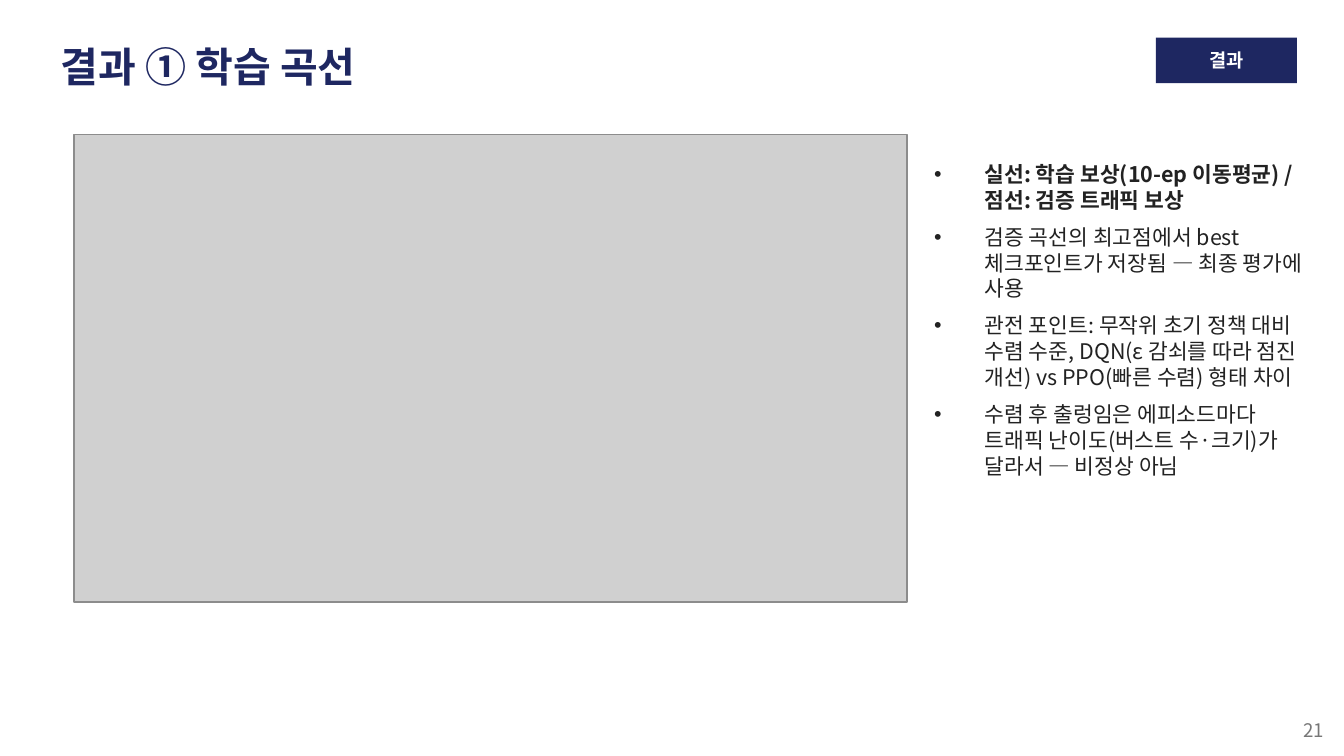
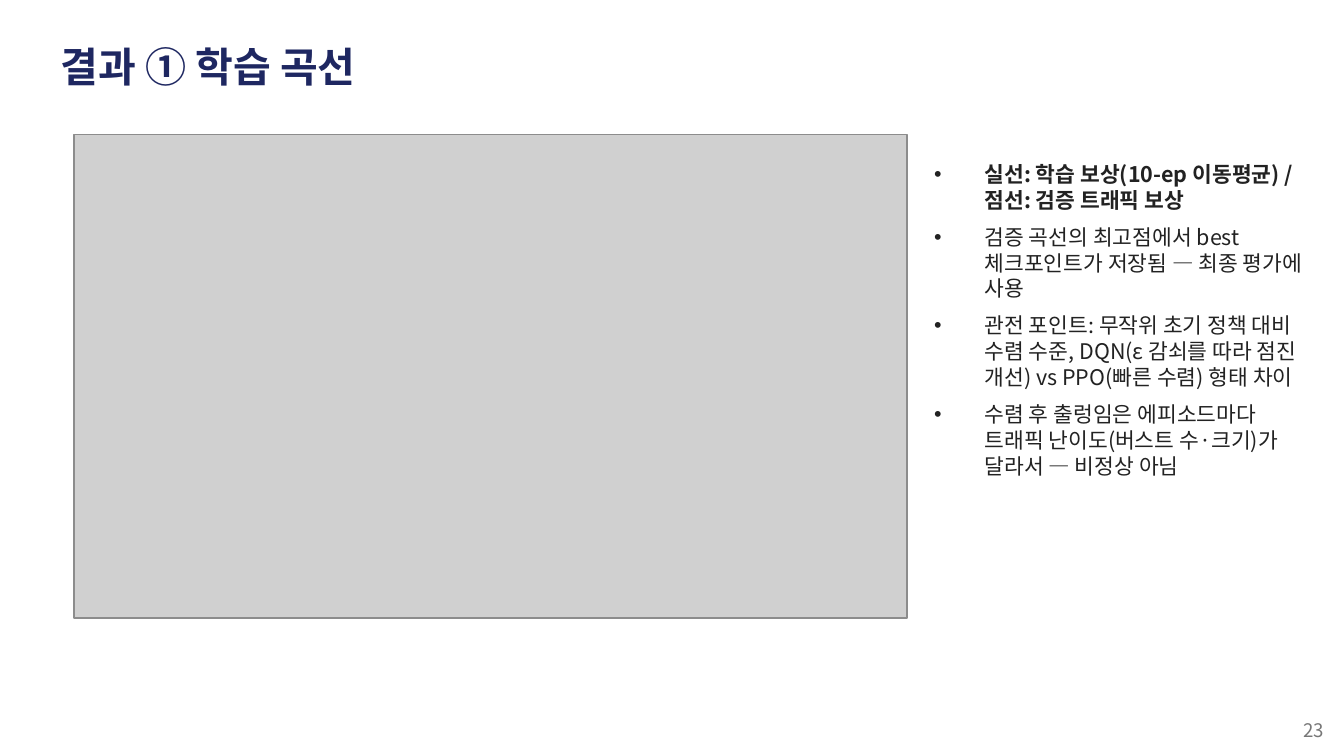
Before and after one commit to zzangdol1029/reinforce, a slide deck: slide 23 of autoscaling-rl/autoscaling_rl_발표.pptx (slide 21 before the commit). Drawn at 1344x756 pixels with LibreOffice and Linux fonts; fonts in the diff are those of the drawing; grey boxes stand for pictures. Boxes give left, top, right and bottom in pixels: in the first picture for what was removed or moved away, otherwise in the second. Text is boxed around its words. In the diff, an @@ line names an element or a change of style, - is before the commit and + after.

```diff
--- a/autoscaling-rl/autoscaling_rl_발표.pptx
+++ b/autoscaling-rl/autoscaling_rl_발표.pptx
@@ rectangle removed at [1156,38,1297,83] @@
@@ text removed at [1209,51,1243,69] @@
-결과
@@ picture: place and size @@
-picture at [74,134,907,602]
+picture at [74,134,907,618]
@@ text at [1303,723,1324,737]: text changed @@
-21
+23
```
Also in this commit, not shown: 24 other slides changed, 3 slides added, 1 slide removed, 2 other files.
